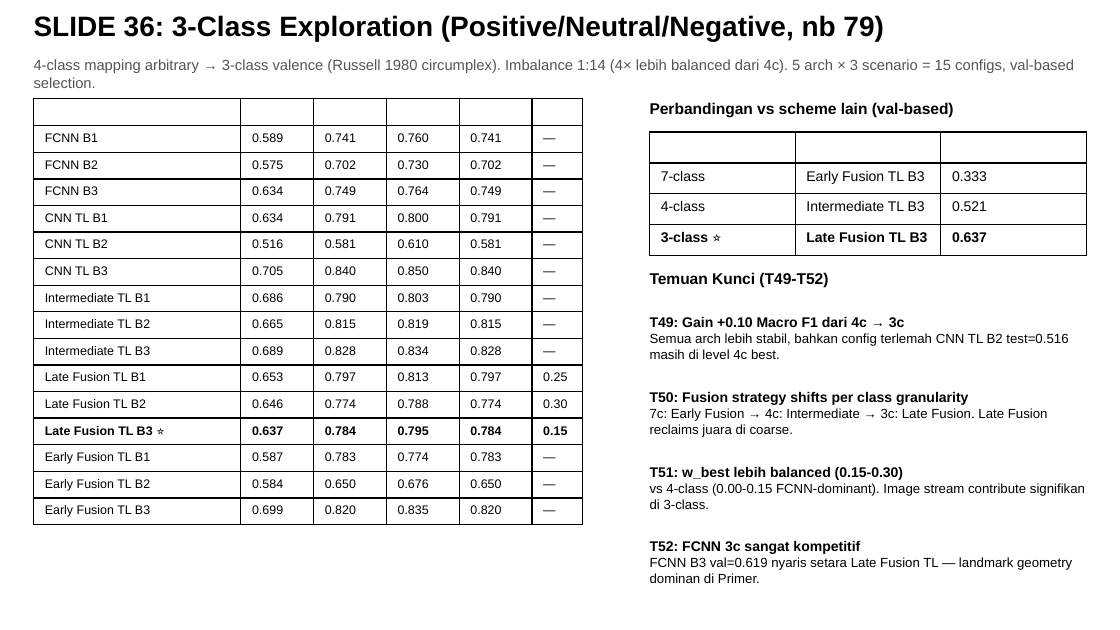
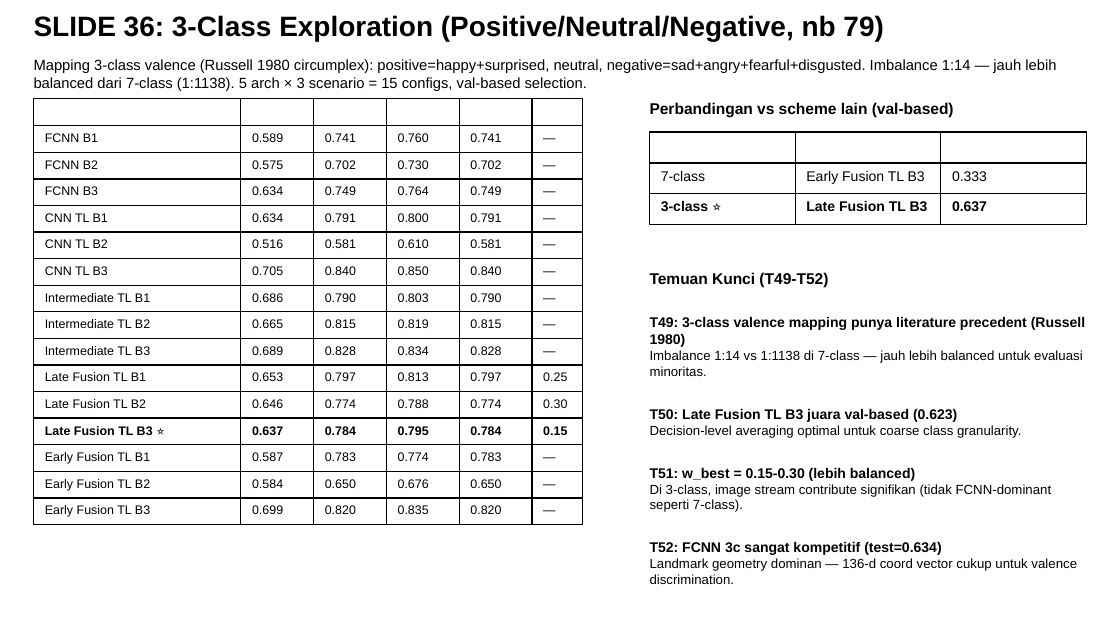
Before and after one commit to taufikhdyt01/MultimodalEmoLearn-CNN-LSTM, a slide deck: slide 134 of docs/PPT Bimbingan.pptx (slide 133 before the commit). Drawn at 1120x630 pixels with LibreOffice and Linux fonts; fonts in the diff are those of the drawing. Boxes give left, top, right and bottom in pixels: in the first picture for what was removed or moved away, otherwise in the second. Text is boxed around its words. In the diff, an @@ line names an element or a change of style, - is before the commit and + after.

```diff
--- a/docs/PPT Bimbingan.pptx
+++ b/docs/PPT Bimbingan.pptx
@@ text at (34, 59, 1056, 91): text changed; text colour #555555 to #000000 @@
-4-class mapping arbitrary → 3-class valence (Russell 1980 circumplex). Imbalance 1:14 (4× lebih balanced dari 4c). 5 arch × 3 scenario = 15 configs, val-based selection.
+Mapping 3-class valence (Russell 1980 circumplex): positive=happy+surprised, neutral, negative=sad+angry+fearful+disgusted. Imbalance 1:14 — jauh lebih balanced dari 7-class (1:1138). 5 arch × 3 scenario = 15 configs, val-based selection.
@@ table at (650, 132, 1086, 559) @@
-row 3: 4-class | Intermediate TL B3 | 0.521
@@ text at (650, 317, 1085, 584): text changed @@
-T49: Gain +0.10 Macro F1 dari 4c → 3c
-Semua arch lebih stabil, bahkan config terlemah CNN TL B2 test=0.516 masih di level 4c best.
-T50: Fusion strategy shifts per class granularity
-7c: Early Fusion → 4c: Intermediate → 3c: Late Fusion. Late Fusion reclaims juara di coarse.
-T51: w_best lebih balanced (0.15-0.30)
-vs 4-class (0.00-0.15 FCNN-dominant). Image stream contribute signifikan di 3-class.
-T52: FCNN 3c sangat kompetitif
-FCNN B3 val=0.619 nyaris setara Late Fusion TL — landmark geometry dominan di Primer.
+T49: 3-class valence mapping punya literature precedent (Russell 1980)
+Imbalance 1:14 vs 1:1138 di 7-class — jauh lebih balanced untuk evaluasi minoritas.
+T50: Late Fusion TL B3 juara val-based (0.623)
+Decision-level averaging optimal untuk coarse class granularity.
+T51: w_best = 0.15-0.30 (lebih balanced)
+Di 3-class, image stream contribute signifikan (tidak FCNN-dominant seperti 7-class).
+T52: FCNN 3c sangat kompetitif (test=0.634)
+Landmark geometry dominan — 136-d coord vector cukup untuk valence discrimination.
```
Also in this commit, not shown: 1 other slide changed, 1 slide added, 3 other files.
